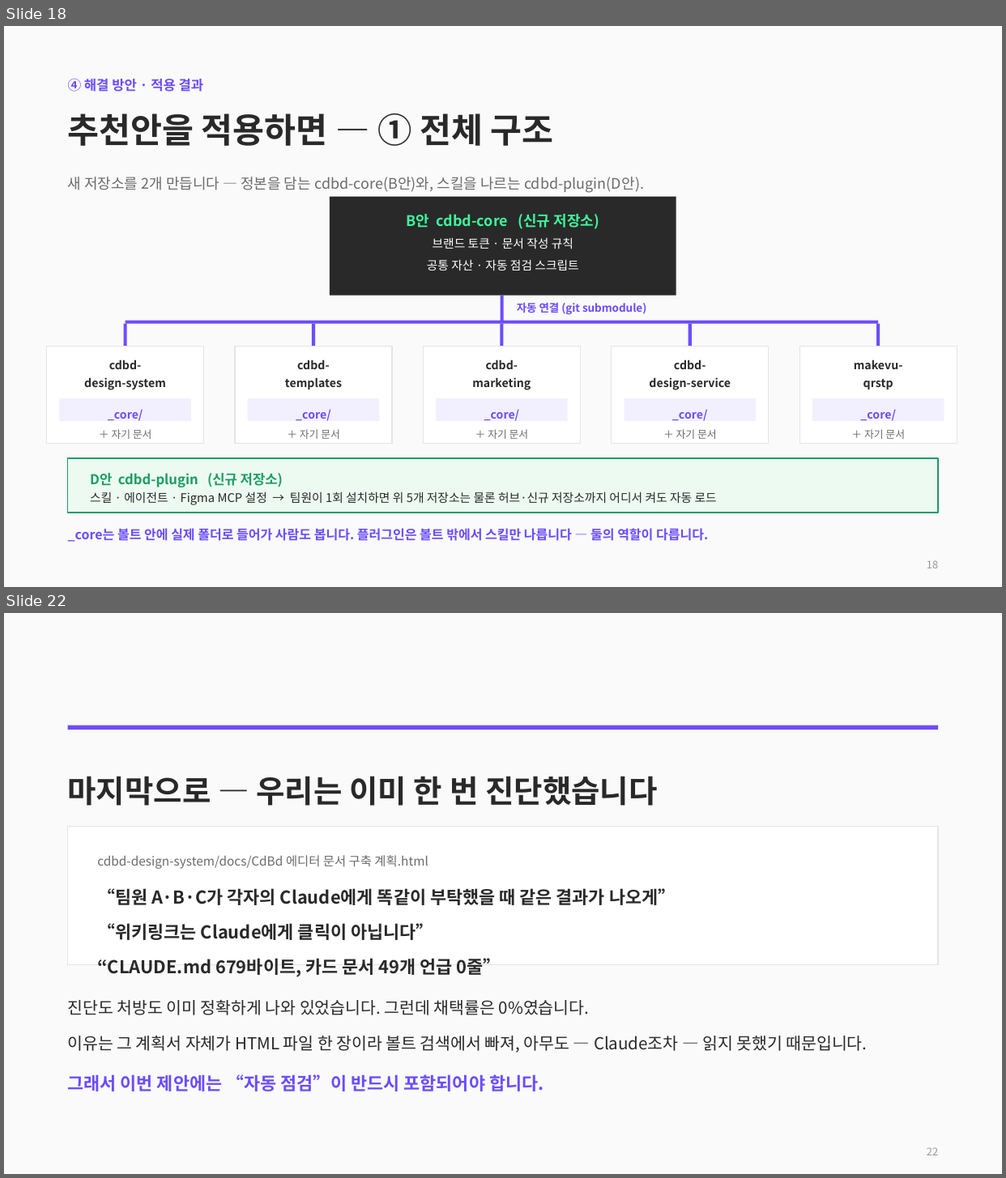
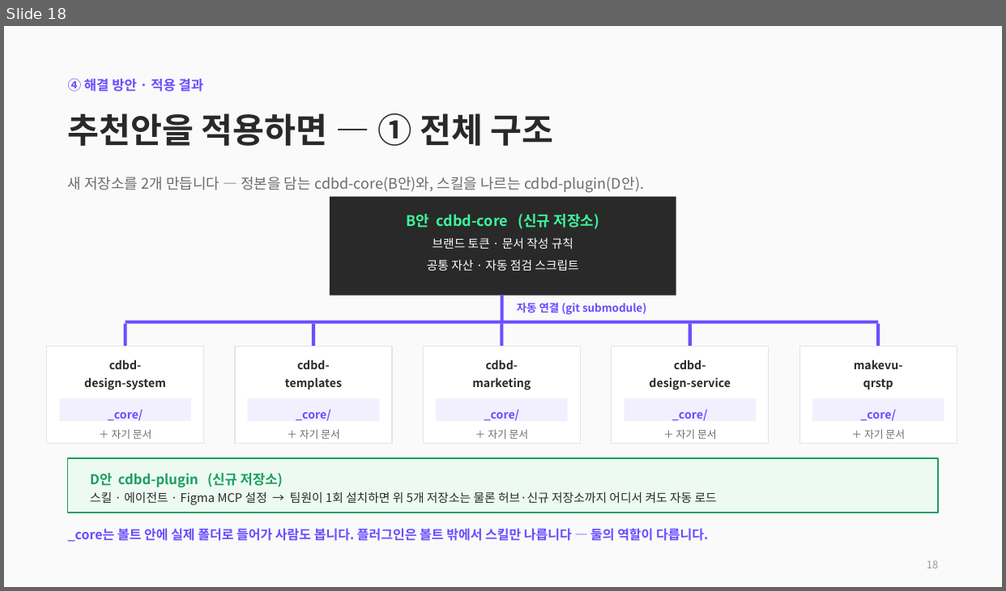
Before and after one commit to CdBd-in/design, a slide deck: CdBd 문서 체계 진단 및 개편 제안.pptx. Shown one above the other, each under a label of ours: slides 18 and 22 before the commit, slide 18 after it; the slides between them are not shown. The pictures are 1006x1178 and 1006x591 pixels, drawn with LibreOffice and Linux fonts; fonts in the diff are those of the drawing. Boxes give left, top, right and bottom in pixels: in the first picture for what was removed or moved away, otherwise in the second. Text is boxed around its words. In the diff, an @@ line names an element or a change of style, - is before the commit and + after.

```diff
--- a/CdBd 문서 체계 진단 및 개편 제안.pptx
+++ b/CdBd 문서 체계 진단 및 개편 제안.pptx
@@ slide 22 removed at (4,613,1002,1174), background #FFFFFF @@
@@ rectangle removed at (4,613,1002,1174) @@
@@ rectangle removed at (68,726,938,730) @@
@@ text removed at (68,776,657,806) @@
-마지막으로 — 우리는 이미 한 번 진단했습니다
@@ rectangle removed at (68,826,938,965) @@
@@ text removed at (97,855,675,977) @@
-cdbd-design-system/docs/CdBd 에디터 문서 구축 계획.html
-“팀원 A·B·C가 각자의 Claude에게 똑같이 부탁했을 때 같은 결과가 나오게”
-“위키링크는 Claude에게 클릭이 아닙니다”
-“CLAUDE.md 679바이트, 카드 문서 49개 언급 0줄”
@@ text removed at (68,1000,867,1092) @@
-진단도 처방도 이미 정확하게 나와 있었습니다. 그런데 채택률은 0%였습니다.
-이유는 그 계획서 자체가 HTML 파일 한 장이라 볼트 검색에서 빠져, 아무도 — Claude조차 — 읽지 못했기 때문입니다.
-그래서 이번 제안에는 “자동 점검”이 반드시 포함되어야 합니다.
@@ text removed at (927,1148,938,1156) @@
-22
```
Also in this commit, not shown: 3 slides changed, 1 other slide removed, 1 other file.
